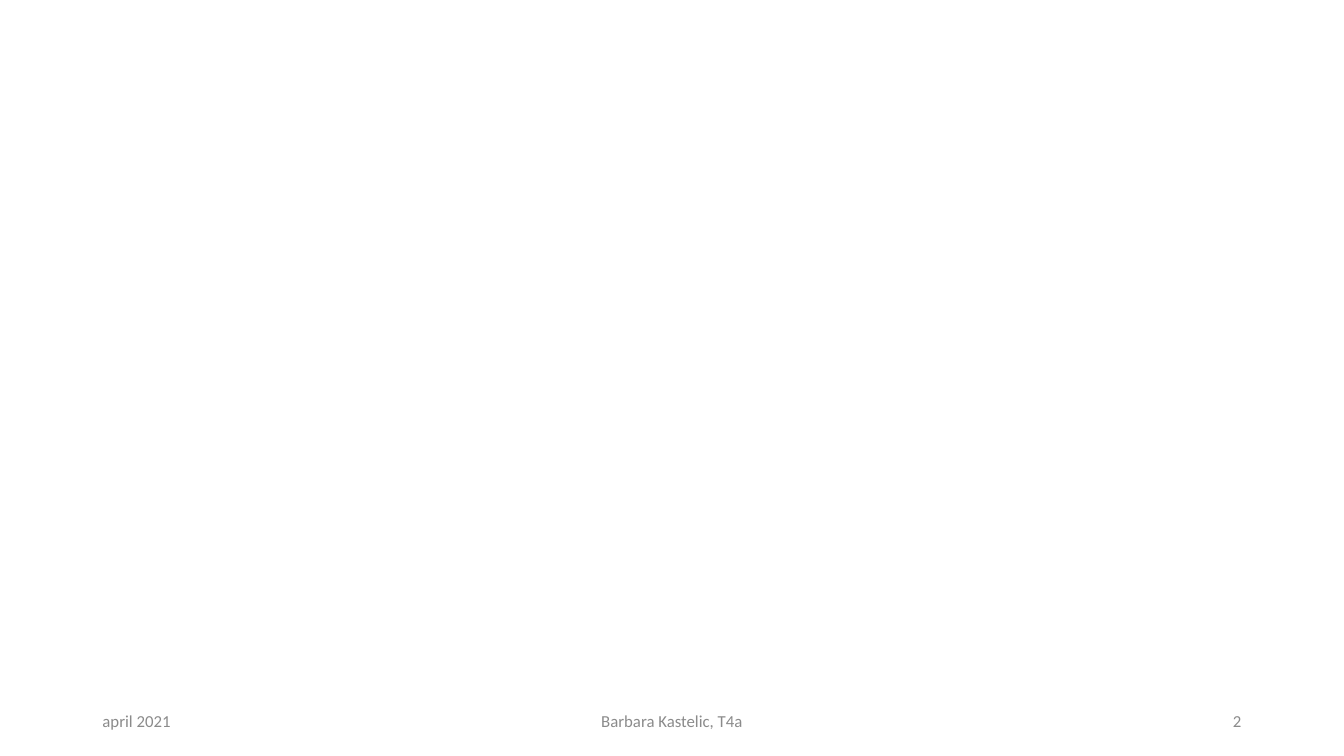
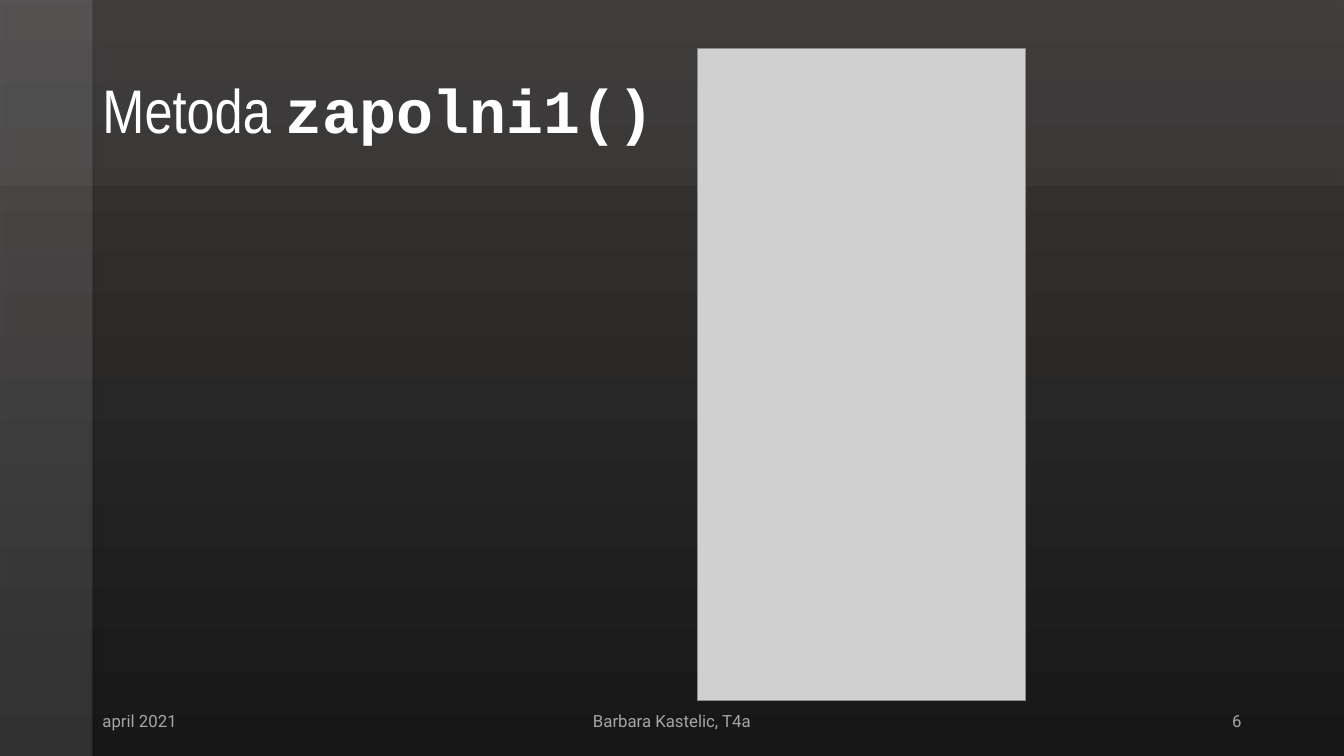
Before and after one commit to Barbie3/MaturitenaNaloga, a slide deck: slide 6 of IZDELAVA IGER - SUDOKU.pptx (slide 2 before the commit). Drawn at 1344x756 pixels with LibreOffice and Linux fonts; fonts in the diff are those of the drawing; grey boxes stand for pictures. Boxes give left, top, right and bottom in pixels: in the first picture for what was removed or moved away, otherwise in the second. Text is boxed around its words. In the diff, an @@ line names an element or a change of style, - is before the commit and + after.

```diff
--- a/IZDELAVA IGER - SUDOKU.pptx
+++ b/IZDELAVA IGER - SUDOKU.pptx
@@ background #FFFFFF to gradient #3B3838 to #181717 @@
@@ rectangle added at [0,0,93,756], fill #FFFFFF at 12% opacity @@
@@ rectangle added at [0,0,1344,187], fill #FFFFFF at 4% opacity @@
@@ picture added at [698,48,1026,701] @@
@@ title added at [102,88,655,146], 44 pt, text #FFFFFF, bold @@
+Metoda zapolni1()
@@ text "april 2021" at [102,714,177,731]: font Calibri to Roboto, text colour #8C8C8C to #A6A6A6 @@
@@ text "Barbara Kastelic, T4a" at [593,714,751,729]: font Calibri to Roboto, text colour #8C8C8C to #A6A6A6 @@
@@ page number at [1232,715,1241,727]: text changed; font Calibri to Roboto; text colour #8C8C8C to #A6A6A6 @@
-2
+6
```
Also in this commit, not shown: 6 other slides changed, 9 slides added.
